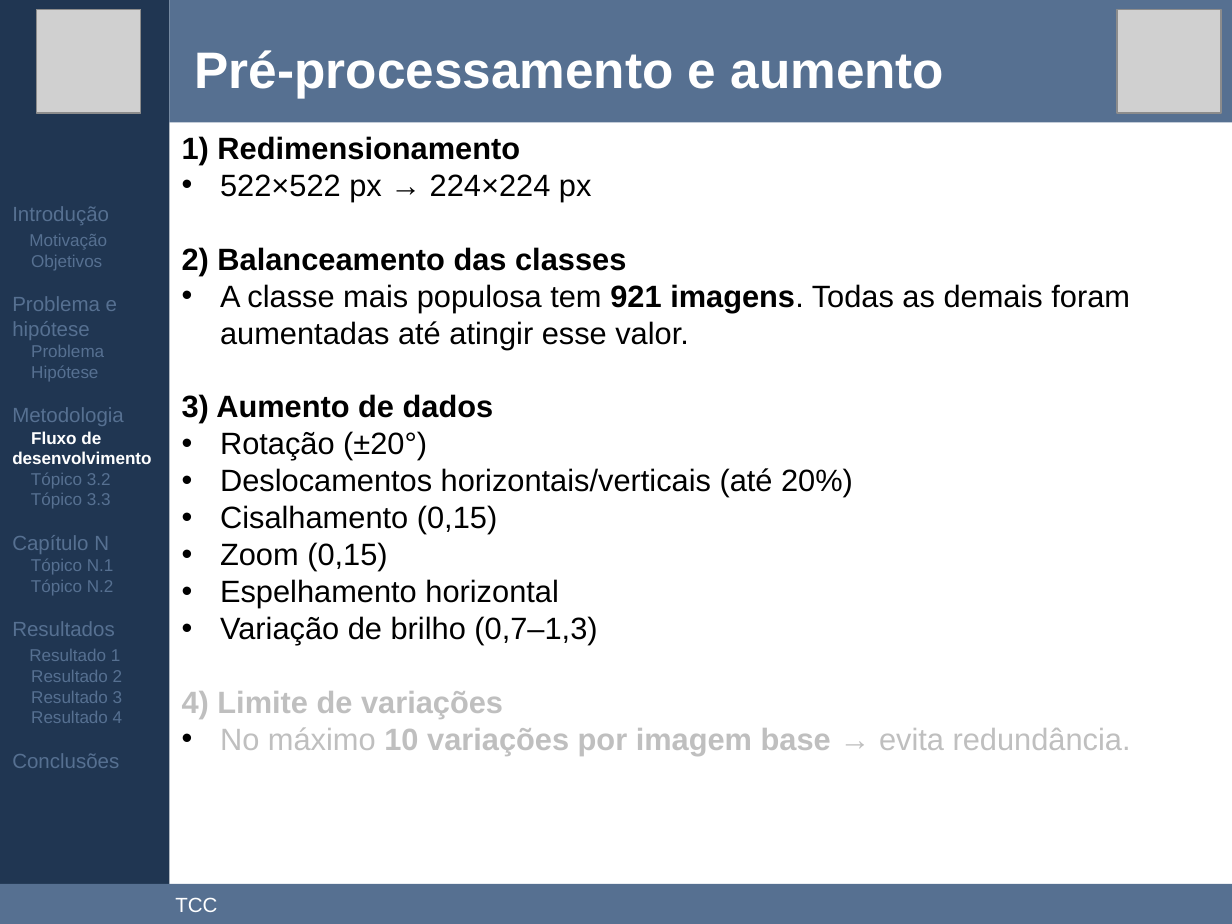
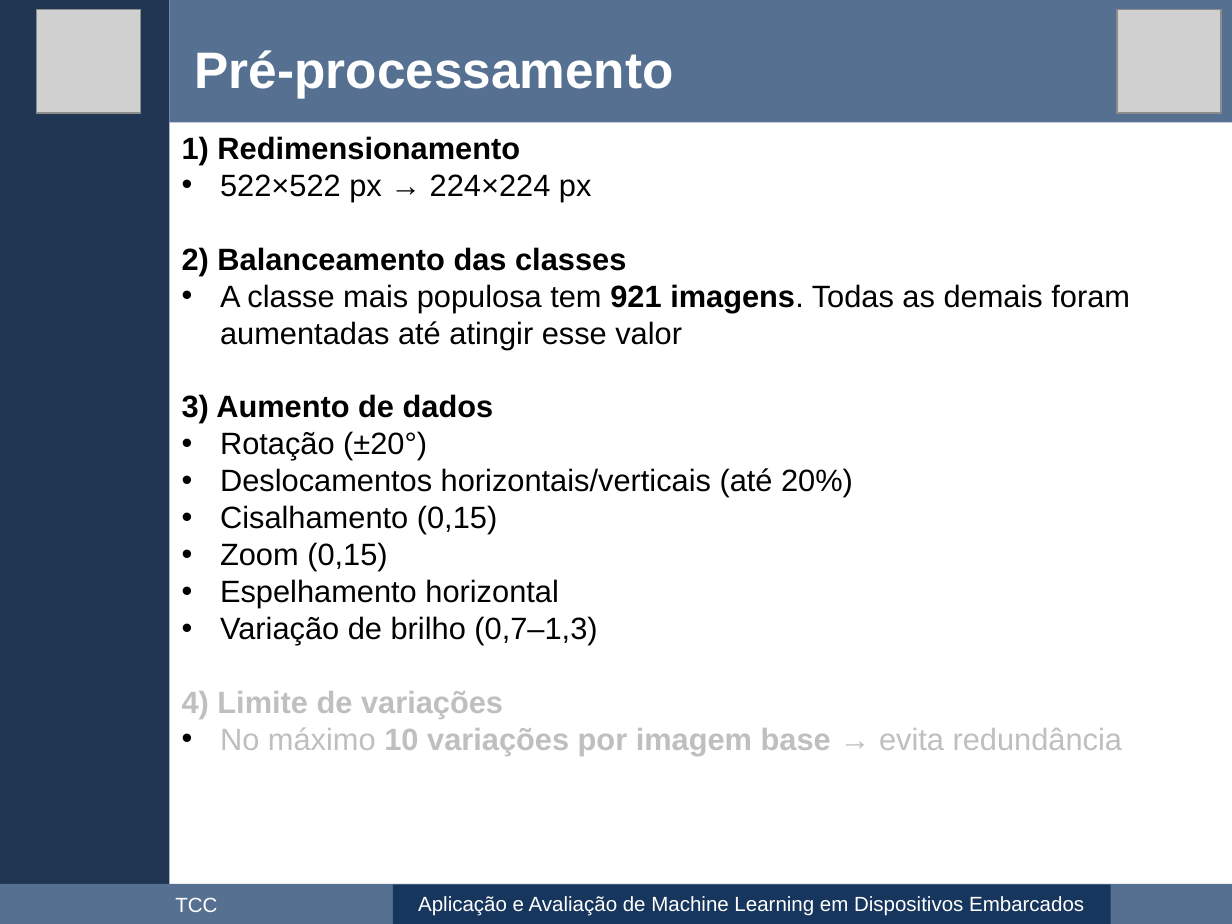
Before and after one commit to maxwellrs-dev/ai4rpi, a slide deck: slide 16 of apresentacao/apresentacao.pptx (slide 17 before the commit). Drawn at 1232x924 pixels with LibreOffice and Linux fonts; fonts in the diff are those of the drawing; grey boxes stand for pictures. Boxes give left, top, right and bottom in pixels: in the first picture for what was removed or moved away, otherwise in the second. Text is boxed around its words. In the diff, an @@ line names an element or a change of style, - is before the commit and + after.

```diff
--- a/apresentacao/apresentacao.pptx
+++ b/apresentacao/apresentacao.pptx
@@ text at (195,50,674,98): text changed @@
-Pré-processamento e aumento
+Pré-processamento
@@ text removed at (12,206,151,768) @@
-Introdução
-Motivação
-Objetivos
-Problema e hipótese
-Problema
-Hipótese
-Metodologia
-Fluxo de desenvolvimento
-Tópico 3.2
-Tópico 3.3
-Capítulo N
-Tópico N.1
-Tópico N.2
-Resultados
-Resultado 1
-Resultado 2
-Resultado 3
-Resultado 4
-Conclusões
@@ text at (220,284,1130,349): text changed @@
-• A classe mais populosa tem 921 imagens. Todas as demais foram aumentadas até atingir esse valor.
+• A classe mais populosa tem 921 imagens. Todas as demais foram aumentadas até atingir esse valor
@@ text at (220,727,1122,756): text changed @@
-• No máximo 10 variações por imagem base → evita redundância.
+• No máximo 10 variações por imagem base → evita redundância
@@ rectangle added at (393,885,1111,924), fill #17365D, 12 pt, text #FFFFFF @@
+Aplicação e Avaliação de Machine Learning em Dispositivos Embarcados
```
Also in this commit, not shown: 32 other slides changed, 6 slides added, 14 slides removed.
